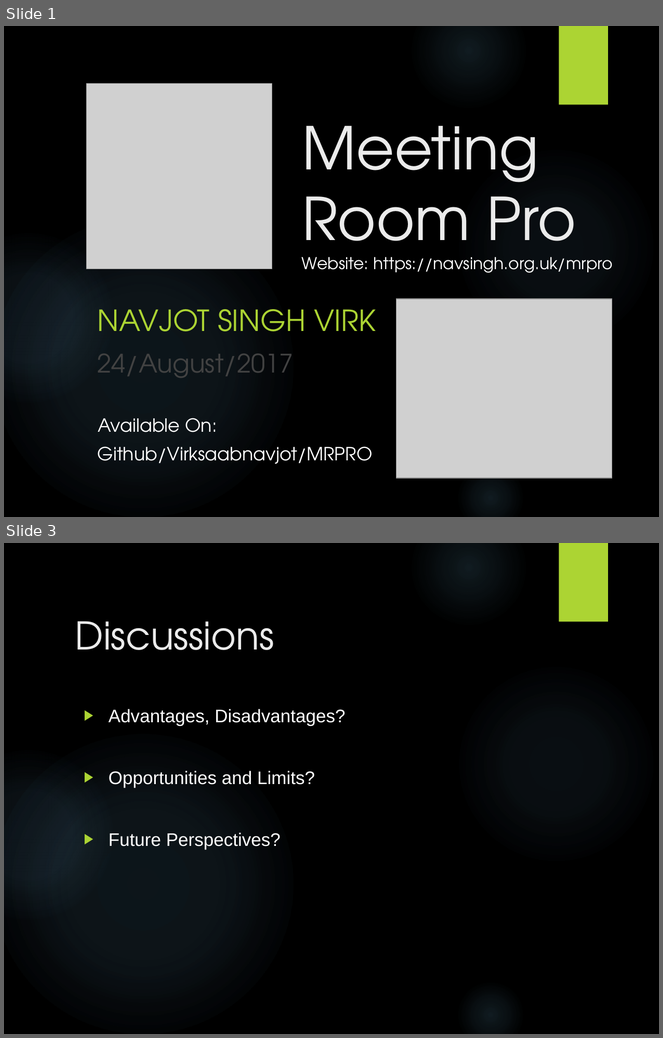
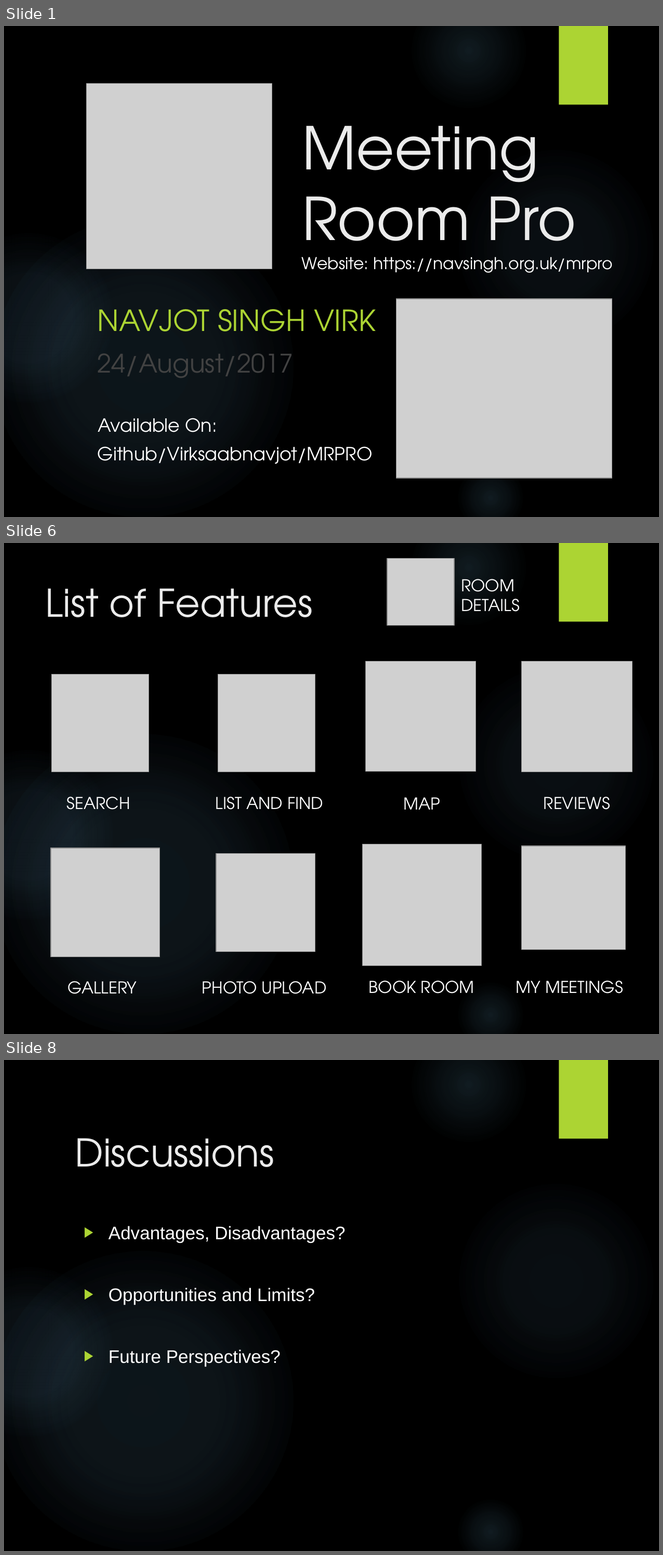
Before and after one commit to Virksaabnavjot/Documentation-MeetingRoom-Pro, a slide deck: Documentation/Final Presentaion/Presentation.pptx. Shown one above the other, each under a label of ours: slides 1 and 3 before the commit, slides 1, 6 and 8 after it; the slides between them are not shown. The pictures are 663x1038 and 663x1555 pixels, drawn with LibreOffice and Linux fonts; fonts in the diff are those of the drawing; grey boxes stand for pictures; background and template pictures are left out. Boxes give left, top, right and bottom in pixels: in the first picture for what was removed or moved away, otherwise in the second. Text is boxed around its words. In the diff, an @@ line names an element or a change of style, - is before the commit and + after.

Commit message:
presentation - app features summary and icons added

```diff
--- a/Documentation/Final Presentaion/Presentation.pptx
+++ b/Documentation/Final Presentaion/Presentation.pptx
@@ slide 6 added at <box>4,543,659,1034</box>, background picture (left out); not listed: 6 template elements that a slide beside it also shows @@
@@ picture added at <box>387,559,454,626</box> @@
@@ title added at <box>45,588,313,617</box>, 42 pt, text #EBEBEB @@
+List of Features
@@ text added at <box>461,579,520,612</box>, 18 pt, text #FFFFFF @@
+ROOM
+DETAILS
@@ picture added at <box>366,662,476,772</box> @@
@@ picture added at <box>521,662,632,772</box> @@
@@ picture added at <box>51,675,149,772</box> @@
@@ picture added at <box>218,675,315,772</box> @@
@@ text added at <box>67,797,130,810</box>, 18 pt, text #FFFFFF @@
+SEARCH
@@ text added at <box>216,797,323,810</box>, 18 pt, text #FFFFFF @@
+LIST AND FIND
@@ text added at <box>403,797,440,810</box>, 18 pt, text #FFFFFF @@
+MAP
@@ text added at <box>544,797,610,810</box>, 18 pt, text #FFFFFF @@
+REVIEWS
@@ picture added at <box>51,848,161,958</box> @@
@@ picture added at <box>216,853,315,952</box> @@
@@ picture added at <box>362,845,482,966</box> @@
@@ picture added at <box>521,846,625,950</box> @@
@@ text added at <box>68,981,137,994</box>, 18 pt, text #FFFFFF @@
+GALLERY
@@ text added at <box>202,981,326,994</box>, 18 pt, text #FFFFFF @@
+PHOTO UPLOAD
@@ text added at <box>369,981,475,994</box>, 18 pt, text #FFFFFF @@
+BOOK ROOM
@@ text added at <box>516,981,623,994</box>, 18 pt, text #FFFFFF @@
+MY MEETINGS
@@ what was slide 3 is now slide 8 @@
```
Also in this commit, not shown: 3 slides changed, 2 other slides added, 1 other file.
